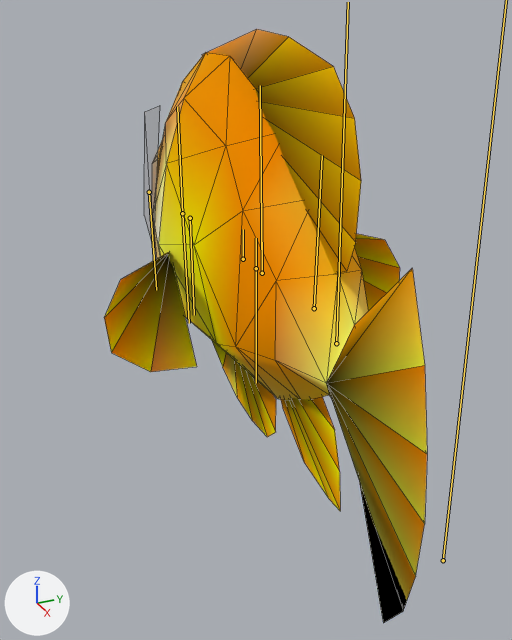
The glTF model FinModelUtility/Formats/JSystem/JSystem Tests/goldens/super_mario_sunshine_fisha/output/fisha.glb: old version first, new version second.
Before and after are seen from a 50 mm lens placed at (119.3, -51.0, 68.7), pointed at (15.6, -4.4, 16.8). Lighting does not change. The marker at lower left points along +X, +Y and +Z. Both versions are drawn at frame 0 of the action 'fish_swim'; the numbers are the values there. The bones that bend it are drawn over the model as lines. Mesh edges are drawn as thin lines.
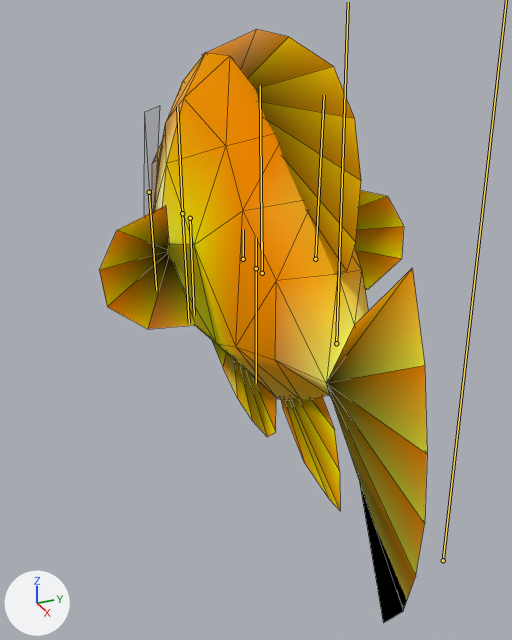
The change in detail:
Bone 'era' (bone_era) moves from (0.1, -8.4, 0.0) to (0.0, 0.0, 0.0).

Boxes [x1, y1, x2, y2] around the edits, measured in the pictures (512 x 640 px):
'Mesh_0', posed: before [104, 29, 427, 623]; after [100, 29, 427, 623]
bone 'era', root to tip: before (314, 308) to (322, 155); after (315, 259) to (324, 95)
